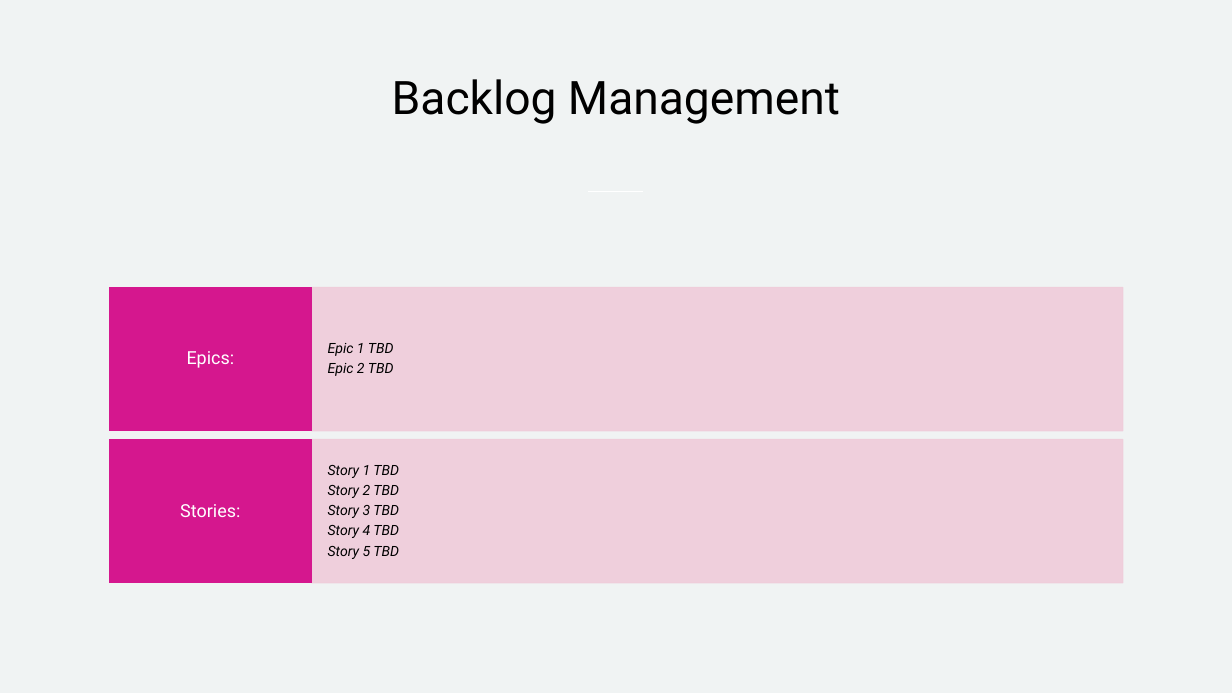
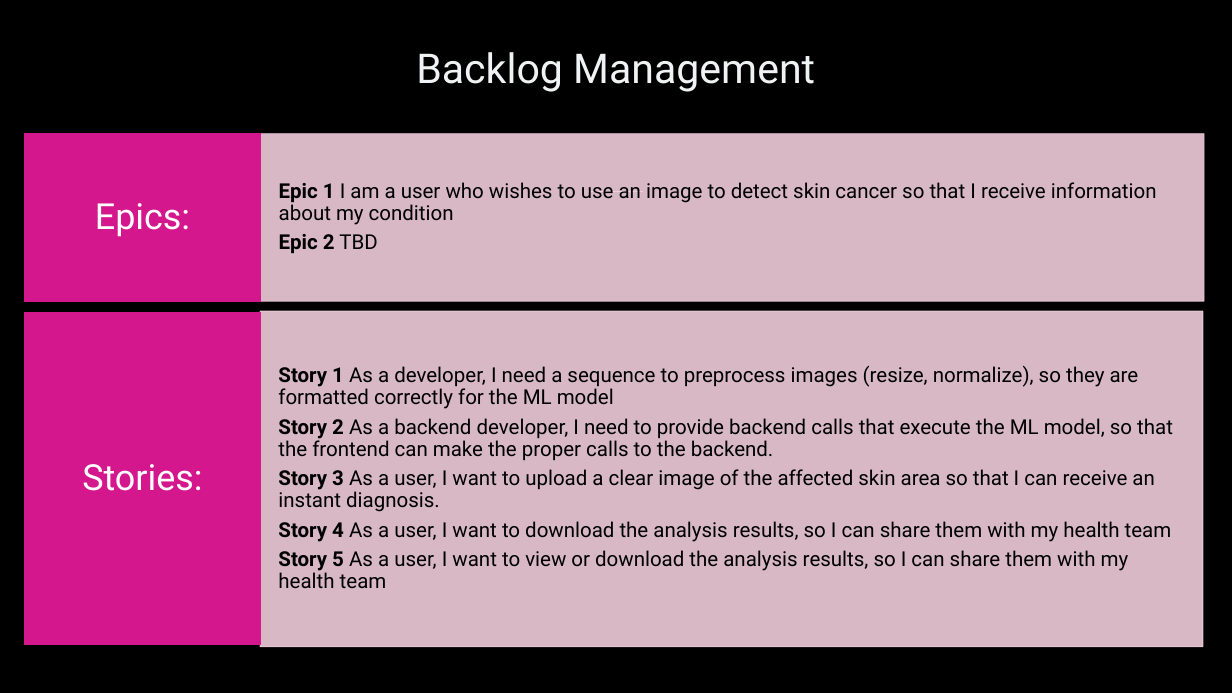
Before and after one commit to Yash-Gangani/Skin-Cancer-Detection-App, a slide deck: slide 3 of project-docs/Sprint-1-Presentation.pptx. Drawn at 1232x693 pixels with LibreOffice and Linux fonts; fonts in the diff are those of the drawing. Boxes give left, top, right and bottom in pixels: in the first picture for what was removed or moved away, otherwise in the second. Text is boxed around its words. In the diff, an @@ line names an element or a change of style, - is before the commit and + after.

```diff
--- a/project-docs/Sprint-1-Presentation.pptx
+++ b/project-docs/Sprint-1-Presentation.pptx
@@ background #F0F3F3 to #000000 @@
@@ title "Backlog Management" at (416, 52, 815, 92): size 36 to 32 pt, text colour #000000 to #F0F3F3 @@
@@ text "Epics:" at (95, 203, 190, 237): size 14 to 28 pt; more space between paragraphs @@
@@ text "Epics:": place and size @@
-text "Epics:" at (187, 351, 235, 368)
+text "Epics:" at (95, 203, 190, 237)
@@ rectangle: place and size @@
-rectangle at (109, 287, 311, 431)
+rectangle at (25, 134, 261, 301)
@@ rectangle: place and size @@
-rectangle at (311, 287, 1123, 431)
+rectangle at (261, 134, 1204, 301)
@@ text added at (279, 182, 1157, 253), 16 pt, text #000000 @@
+Epic 1 I am a user who wishes to use an image to detect skin cancer so that I receive information about my condition
+Epic 2 TBD
@@ text "Stories:": place and size @@
-text "Stories:" at (180, 504, 240, 517)
+text "Stories:" at (82, 464, 202, 491)
@@ text "Stories:" at (82, 464, 202, 491): size 14 to 28 pt; more space between paragraphs @@
@@ rectangle: place and size @@
-rectangle at (109, 440, 311, 583)
+rectangle at (25, 313, 261, 645)
@@ rectangle: place and size @@
-rectangle at (311, 440, 1123, 583)
+rectangle at (261, 311, 1203, 647)
@@ text removed at (328, 343, 394, 376) @@
-Epic 1 TBD
-Epic 2 TBD
@@ text added at (278, 366, 1173, 588), 16 pt, text #000000 @@
+Story 1 As a developer, I need a sequence to preprocess images (resize, normalize), so they are formatted correctly for the ML model
+Story 2 As a backend developer, I need to provide backend calls that execute the ML model, so that the frontend can make the proper calls to the backend.
+Story 3 As a user, I want to upload a clear image of the affected skin area so that I can receive an instant diagnosis.
+Story 4 As a user, I want to download the analysis results, so I can share them with my health team
+Story 5 As a user, I want to view or download the analysis results, so I can share them with my health team
@@ text removed at (328, 465, 399, 559) @@
-Story 1 TBD
-Story 2 TBD
-Story 3 TBD
-Story 4 TBD
-Story 5 TBD
```
Also in this commit, not shown: 4 other slides changed, 1 slide added, 1 slide removed.
